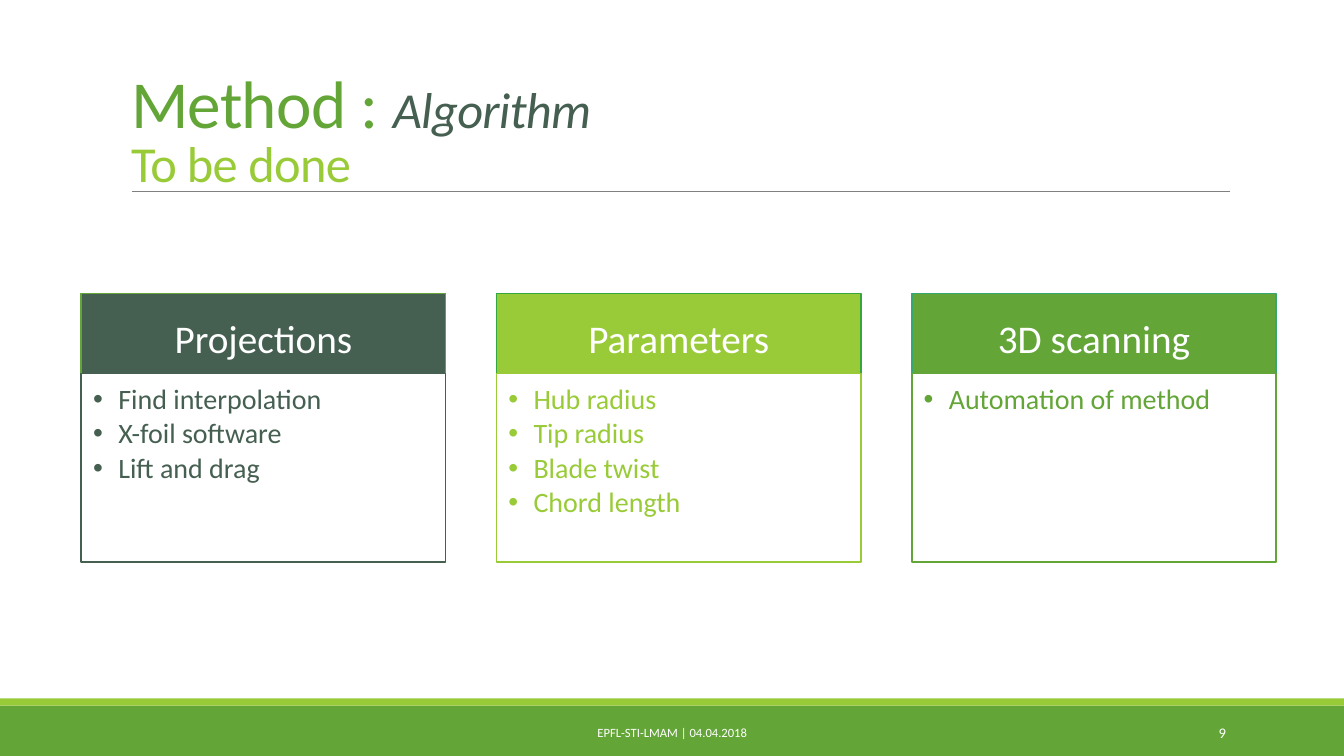
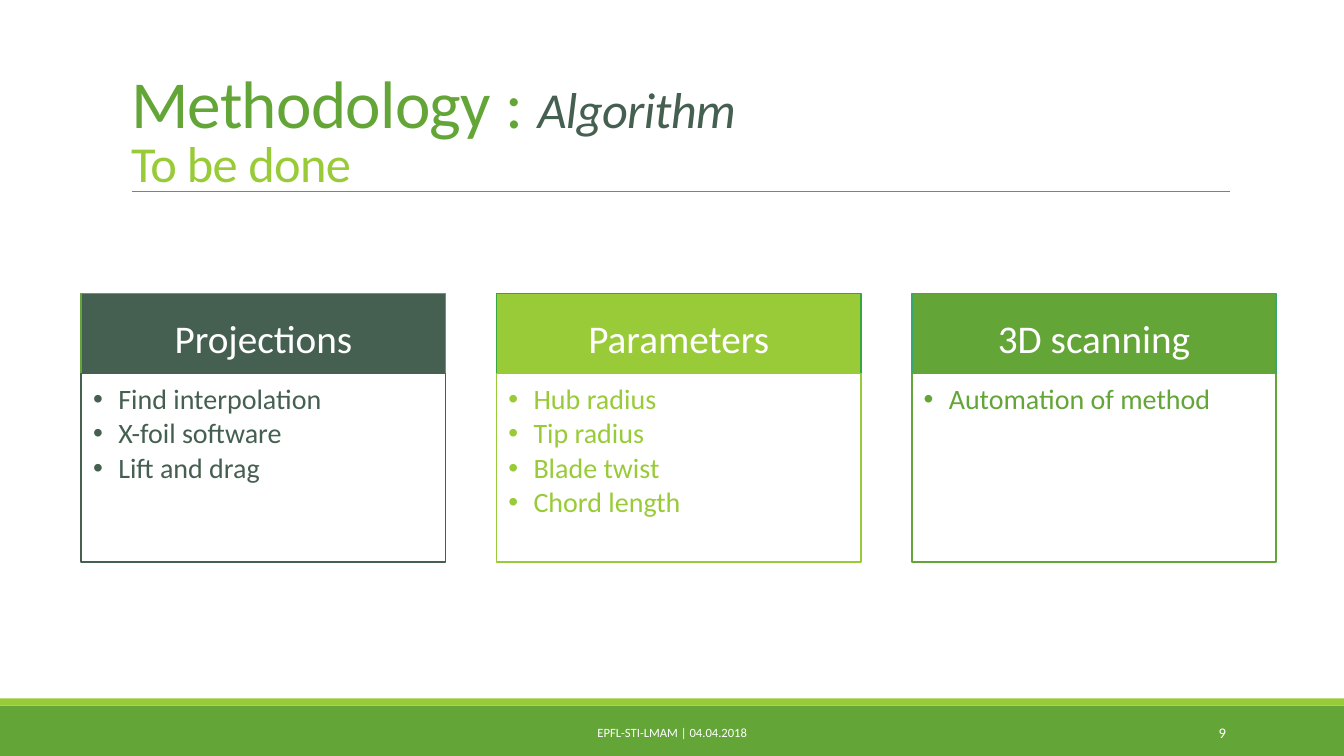
Before and after one commit to PaulineMauryL/PropellerProject, a slide deck: slide 9 of V2_midterm.pptx. Drawn at 1344x756 pixels with LibreOffice and Linux fonts; fonts in the diff are those of the drawing. Boxes give left, top, right and bottom in pixels: in the first picture for what was removed or moved away, otherwise in the second. Text is boxed around its words. In the diff, an @@ line names an element or a change of style, - is before the commit and + after.

```diff
--- a/V2_midterm.pptx
+++ b/V2_midterm.pptx
@@ title at box(131, 81, 736, 192): text changed; text colour #455F51 to #63A537 @@
-Method : Algorithm
-To be done
+Methodology : Algorithm
+To be done
```
Also in this commit, not shown: 3 other slides changed.
